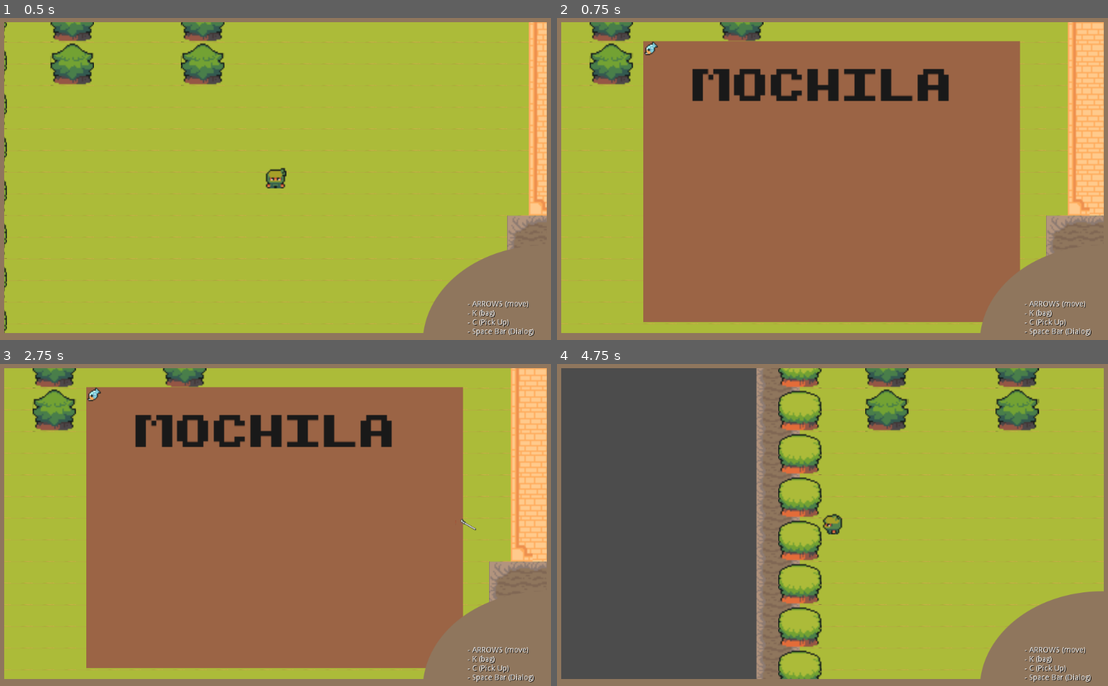
Above: before the commit, frames 1-4 (two rows, left to right).
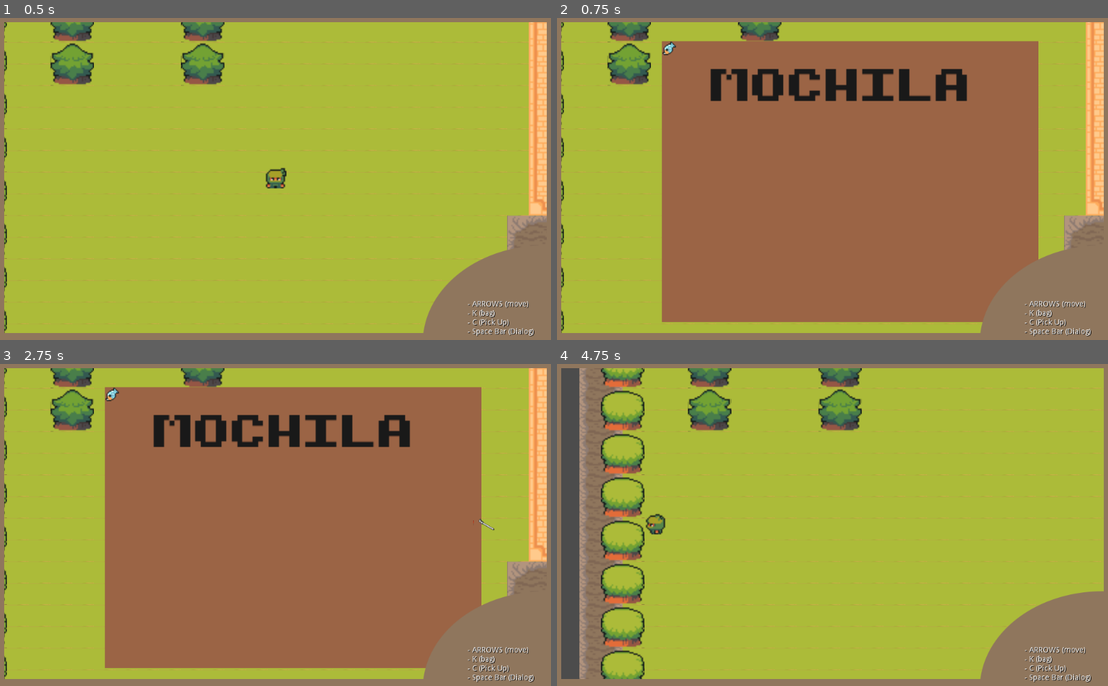
Above: after the commit, the same moments.

Repository: 12-cactus/espi-and-the-rescue-crusade
Game: Godot game, scene res://Main.tscn
Same seed, same stepped clock (60 frames per second), same inputs: the game is played once before the commit and once after it.
Inputs (mouse positions are in pixels of both pictures, inside the frame that each line leads up to):
- Up to frame 1 (0.5 s): no input
- Up to frame 2 (0.75 s): tap Enter at 0.5 s; move the mouse to (953, 162) at 0.52 s; hold D (right) from 0.53 s (still down); tap K (bag) at 0.6 s
- Up to frame 3 (2.75 s): tap Space (continue_dialog) at 1.25, 1.35, 2 s; move the mouse to (165, 541) at 1.27 s; release D (right) at 1.28 s; hold S (down) 1.28-2.03 s; move the mouse to (330, 450) at 2.02 s; hold D (right) from 2.03 s (still down); click (330, 450) at 2.1 s
- Up to frame 4 (4.75 s): move the mouse to (804, 589) at 2.77 s; release D (right) at 2.78 s; hold W (up) 2.78-3.53 s; tap C (pick_up) at 2.85 s; tap Space (continue_dialog) at 3.5, 4.35 s; move the mouse to (997, 573) at 3.52 s; hold A (left) from 3.53 s (still down); tap K (bag) at 3.6 s; move the mouse to (667, 473) at 4.27 s

Frame 1 is identical in both runs. In frame 2, 14% of the frame differs, in the area x 0-100%, y 1-98%; in frame 3, 14%; in frame 4, 42%, in the area x 4-98%, y 1-98%.

Commit message:
:recycle: adjust camera

Diff:
--- a/entities/World/Conurban.tscn
+++ b/entities/World/Conurban.tscn
@@ -14,5 +14,7 @@
 [node name="Walls" type="TileMap" parent="."]
 tile_set = ExtResource( 2 )
 cell_size = Vector2( 32, 32 )
+show_collision = true
+collision_layer = 1025
 format = 1
 tile_data = PoolIntArray( 8, 0, 2, 9, 0, 2, 10, 0, 2, 11, 0, 2, 12, 0, 2, 13, 0, 2, 14, 0, 2, 15, 0, 2, 16, 0, 2, 17, 0 …(5033 unchanged characters)…
--- /dev/null
+++ b/entities/player/Camera2D.gd
@@ -0,0 +1,36 @@
+extends Camera2D
+
+onready var raycast: RayCast2D = $RayCast2D
+
+var _left_raycast: RayCast2D
+var _right_raycast: RayCast2D
+var _bottom_raycast: RayCast2D
+var _up_raycast: RayCast2D
+
+func _ready():
+	raycast.visible = true
+
+	_left_raycast = raycast.duplicate()
+	_left_raycast.set_cast_to(Vector2.LEFT * 100)
+
+	_right_raycast = raycast.duplicate()
+	_right_raycast.set_cast_to(Vector2.RIGHT * 100)
+
+	_bottom_raycast = raycast.duplicate()
+	_bottom_raycast.set_cast_to(Vector2.DOWN * 50)
+
+	_up_raycast = raycast.duplicate()
+	_up_raycast.set_cast_to(Vector2.UP * 50)
+
+	add_child(_left_raycast)
+	add_child(_right_raycast)
+	add_child(_bottom_raycast)
+	add_child(_up_raycast)
+
+	raycast.visible = false
+
+func _physics_process(delta):
+	drag_margin_left = 0.8 if _left_raycast.is_colliding() else lerp(0.2, drag_margin_left, 0.9)
+	drag_margin_right = 0.8 if _right_raycast.is_colliding() else lerp(0.2, drag_margin_right, 0.9)
+	drag_margin_bottom = 0.4 if _bottom_raycast.is_colliding() else lerp(0.4, drag_margin_bottom, 0.9)
+	drag_margin_top = 0.4 if _up_raycast.is_colliding() else lerp(0.4, drag_margin_top, 0.9)
--- a/entities/player/Espi.tscn
+++ b/entities/player/Espi.tscn
@@ -5,7 +5,8 @@
 [ext_resource path="res://assets/Actors/bag.png" type="Texture" id=3]
 [ext_resource path="res://assets/Food/Fish.png" type="Texture" id=4]
 [ext_resource path="res://entities/player/Bag.gd" type="Script" id=5]
-[ext_resource path="res://assets/Actors/Espi/Dead.png" type="Texture" id=6]
+[ext_resource path="res://entities/player/Camera2D.gd" type="Script" id=6]
+[ext_resource path="res://assets/Actors/Espi/Dead.png" type="Texture" id=7]
 
 [sub_resource type="AtlasTexture" id=1]
 flags = 4
@@ -54,8 +55,19 @@
 shape = SubResource( 6 )
 
 [node name="Camera2D" type="Camera2D" parent="."]
+light_mask = 1025
 current = true
 zoom = Vector2( 0.4, 0.4 )
+drag_margin_h_enabled = true
+drag_margin_v_enabled = true
+script = ExtResource( 6 )
+
+[node name="RayCast2D" type="RayCast2D" parent="Camera2D"]
+visible = false
+z_index = 1
+enabled = true
+collision_mask = 1024
+collide_with_areas = true
 
 [node name="Bag" type="MarginContainer" parent="."]
 visible = false
